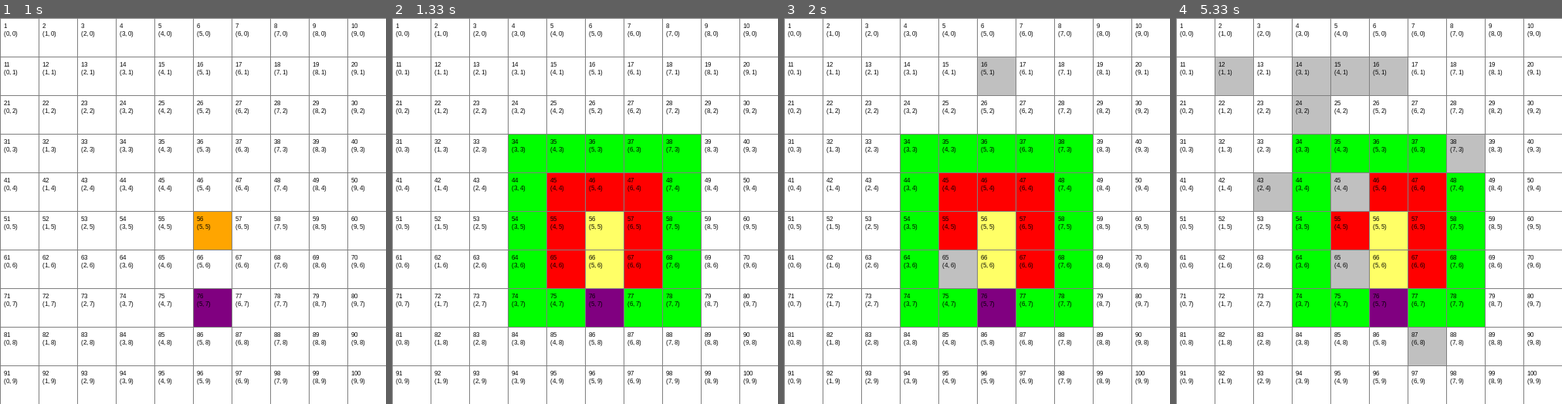
Above: before the commit, frames 1-4 (left to right).
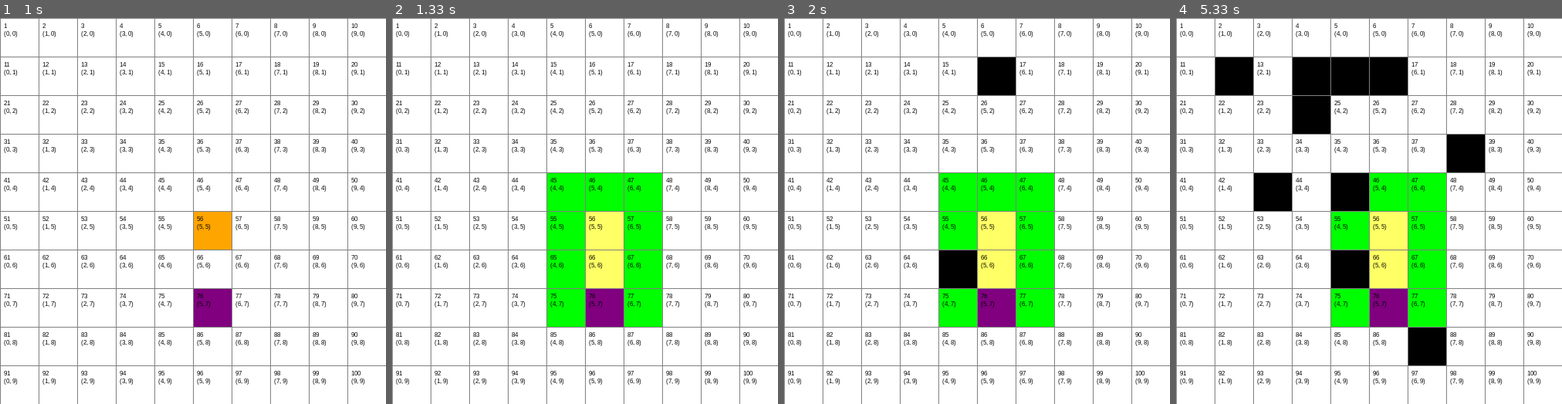
Above: after the commit, the same moments.

Repository: Danifoxuwu/Inteligencia-Artificial
Game: pygame game, started from Proyectos/Proyecto Final 1 Busqued/Aasterisco.py
Same seed, same stepped clock (60 frames per second), same inputs: the game is played once before the commit and once after it.
Inputs (mouse positions are in pixels of both pictures, inside the frame that each line leads up to):
- Up to frame 1 (1 s): click (193, 211) at 0.38 s; click (231, 295) at 0.72 s
- Up to frame 2 (1.33 s): tap Space at 1 s
- Up to frame 3 (2 s): click (984, 79) at 1.38 s; click (977, 257) at 1.72 s
- Up to frame 4 (5.33 s): click (1314, 129) at 2.05 s; click (1504, 311) at 2.38 s; click (1450, 141) at 2.72 s; click (1253, 79) at 3.05 s; right-click (1507, 299) at 3.38 s; click (1284, 180) at 3.72 s; click (1307, 83) at 4.05 s; click (1330, 195) at 4.38 s; click (1438, 338) at 4.72 s; click (1345, 95) at 5.05 s

Frame 1 is identical in both runs. In frame 2, 19% of the frame differs, in the area x 30-80%, y 30-80%; in frame 3, 20%; in frame 4, 26%, in the area x 10-80%, y 10-90%.

Commit message:
Codigo Arreglado

Diff:
--- a/Proyectos/Proyecto Final 1 Busqued/Aasterisco.py
+++ b/Proyectos/Proyecto Final 1 Busqued/Aasterisco.py
@@ -58,7 +58,7 @@
         self.color = NARANJA
 
     def hacer_pared(self):
-        self.color = GRIS_CLARO
+        self.color = NEGRO
 
     def hacer_fin(self):
         self.color = PURPURA
@@ -99,23 +99,23 @@
         self.vecinos = []
         # Movimientos verticales y horizontales
         if self.fila < self.total_filas - 1 and not grid[self.fila + 1][self.col].es_pared():  # Abajo
-            self.vecinos.append((grid[self.fila + 1][self.col], 10))
+            self.vecinos.append((grid[self.fila + 1][self.col], 1))
         if self.fila > 0 and not grid[self.fila - 1][self.col].es_pared():  # Arriba
-            self.vecinos.append((grid[self.fila - 1][self.col], 10))
+            self.vecinos.append((grid[self.fila - 1][self.col], 1))
         if self.col < self.total_filas - 1 and not grid[self.fila][self.col + 1].es_pared():  # Derecha
-            self.vecinos.append((grid[self.fila][self.col + 1], 10))
+            self.vecinos.append((grid[self.fila][self.col + 1], 1))
         if self.col > 0 and not grid[self.fila][self.col - 1].es_pared():  # Izquierda
-            self.vecinos.append((grid[self.fila][self.col - 1], 10))
+            self.vecinos.append((grid[self.fila][self.col - 1], 1))
 
         # Movimientos diagonales
         if self.fila < self.total_filas - 1 and self.col < self.total_filas - 1 and not grid[self.fila + 1][self.col + 1].es_pared():  # Abajo-Derecha
-            self.vecinos.append((grid[self.fila + 1][self.col + 1], 14))
+            self.vecinos.append((grid[self.fila + 1][self.col + 1], 1.4))
         if self.fila < self.total_filas - 1 and self.col > 0 and not grid[self.fila + 1][self.col - 1].es_pared():  # Abajo-Izquierda
-            self.vecinos.append((grid[self.fila + 1][self.col - 1], 14))
+            self.vecinos.append((grid[self.fila + 1][self.col - 1], 1.4))
         if self.fila > 0 and self.col < self.total_filas - 1 and not grid[self.fila - 1][self.col + 1].es_pared():  # Arriba-Derecha
-            self.vecinos.append((grid[self.fila - 1][self.col + 1], 14))
+            self.vecinos.append((grid[self.fila - 1][self.col + 1], 1.4))
         if self.fila > 0 and self.col > 0 and not grid[self.fila - 1][self.col - 1].es_pared():  # Arriba-Izquierda
-            self.vecinos.append((grid[self.fila - 1][self.col - 1], 14))
+            self.vecinos.append((grid[self.fila - 1][self.col - 1], 1.4))
 
 
 def crear_grid(filas, ancho):
